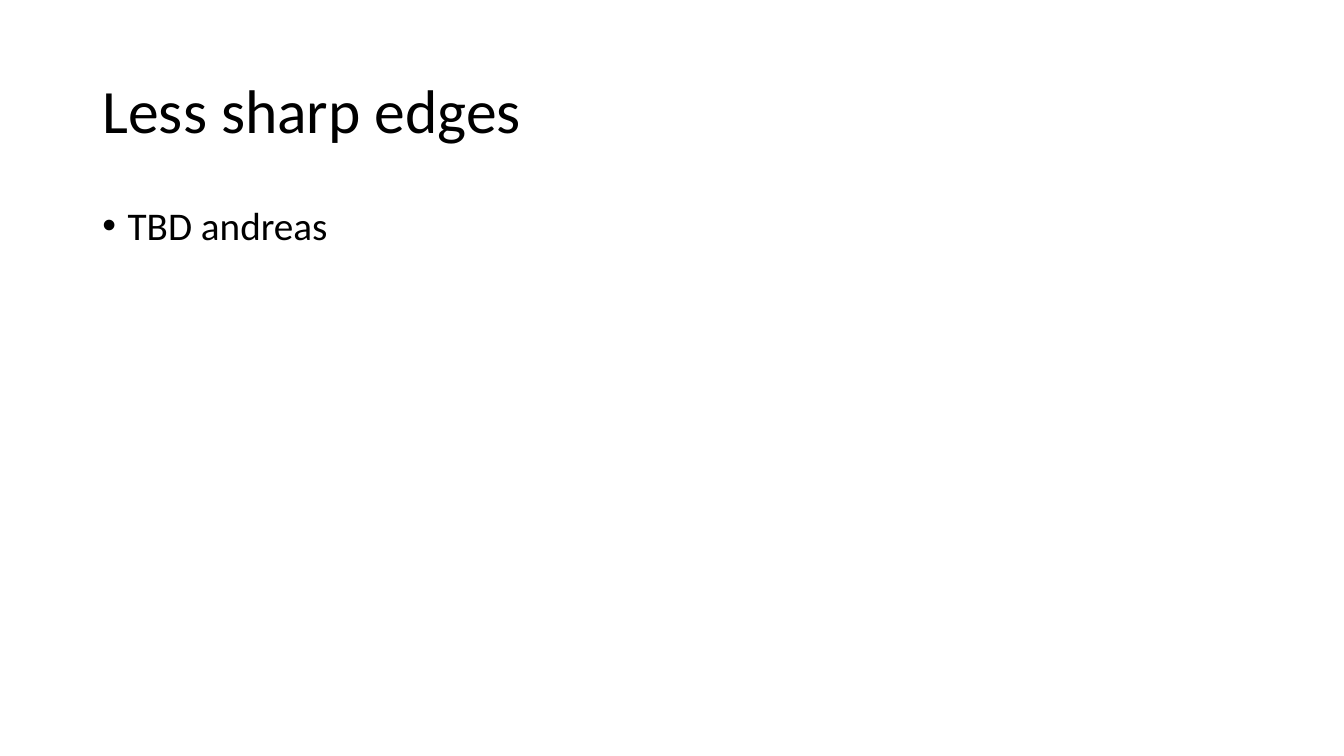
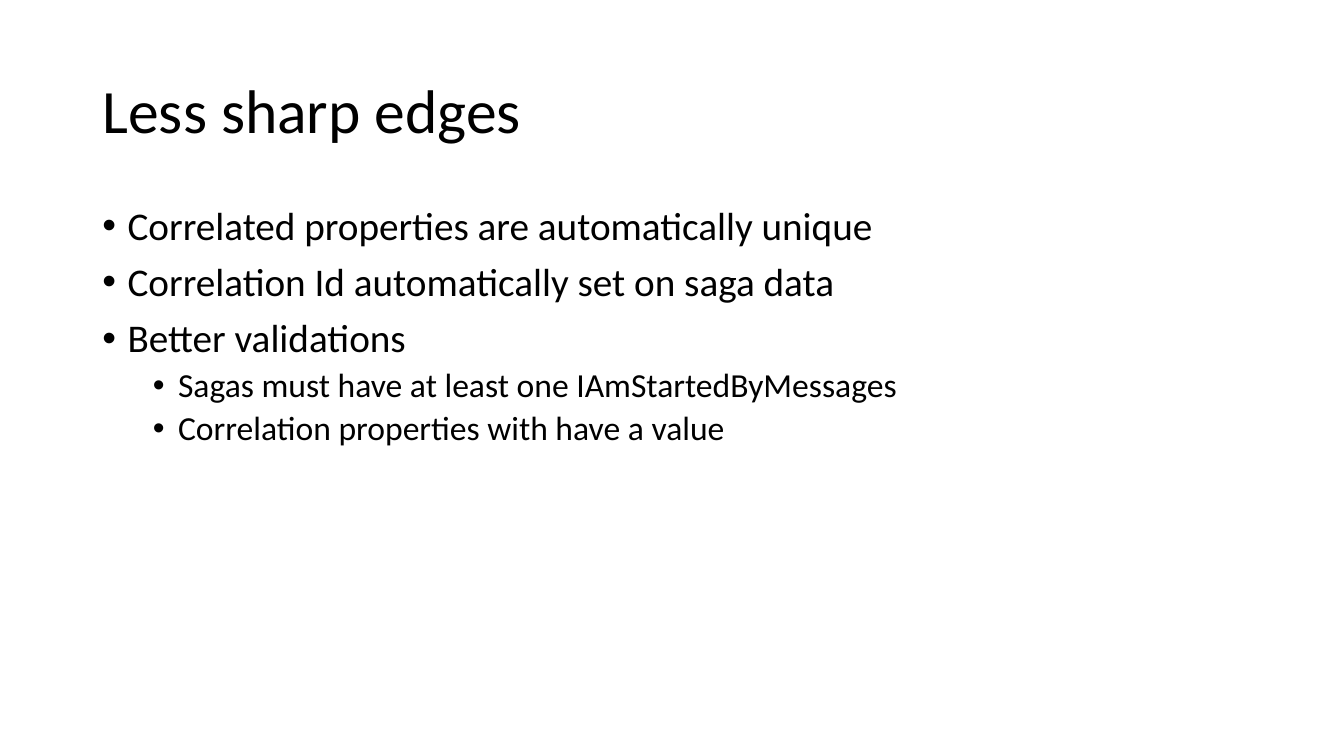
Before and after one commit to Particular/SagaMasterClass, a slide deck: slide 76 of SagaMasterClass.pptx (slide 85 before the commit). Drawn at 1344x756 pixels with LibreOffice and Linux fonts; fonts in the diff are those of the drawing. Boxes give left, top, right and bottom in pixels: in the first picture for what was removed or moved away, otherwise in the second. Text is boxed around its words. In the diff, an @@ line names an element or a change of style, - is before the commit and + after.

```diff
--- a/SagaMasterClass.pptx
+++ b/SagaMasterClass.pptx
@@ text at [128, 212, 896, 446]: text changed @@
-• TBD andreas
+• Correlated properties are automatically unique
+• Correlation Id automatically set on saga data
+• Better validations
+  • Sagas must have at least one IAmStartedByMessages
+  • Correlation properties with have a value
```
Also in this commit, not shown: 8 other slides changed, 9 slides removed.
